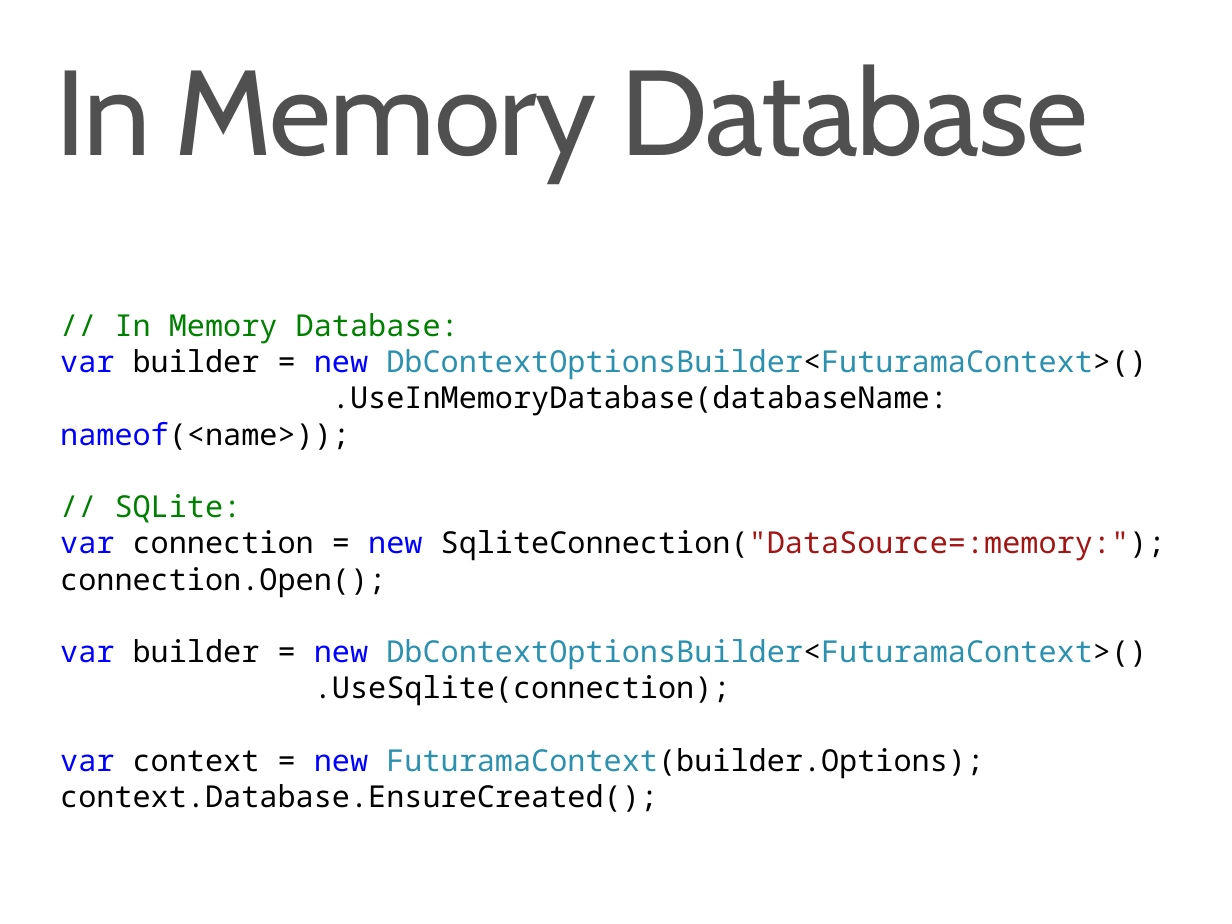
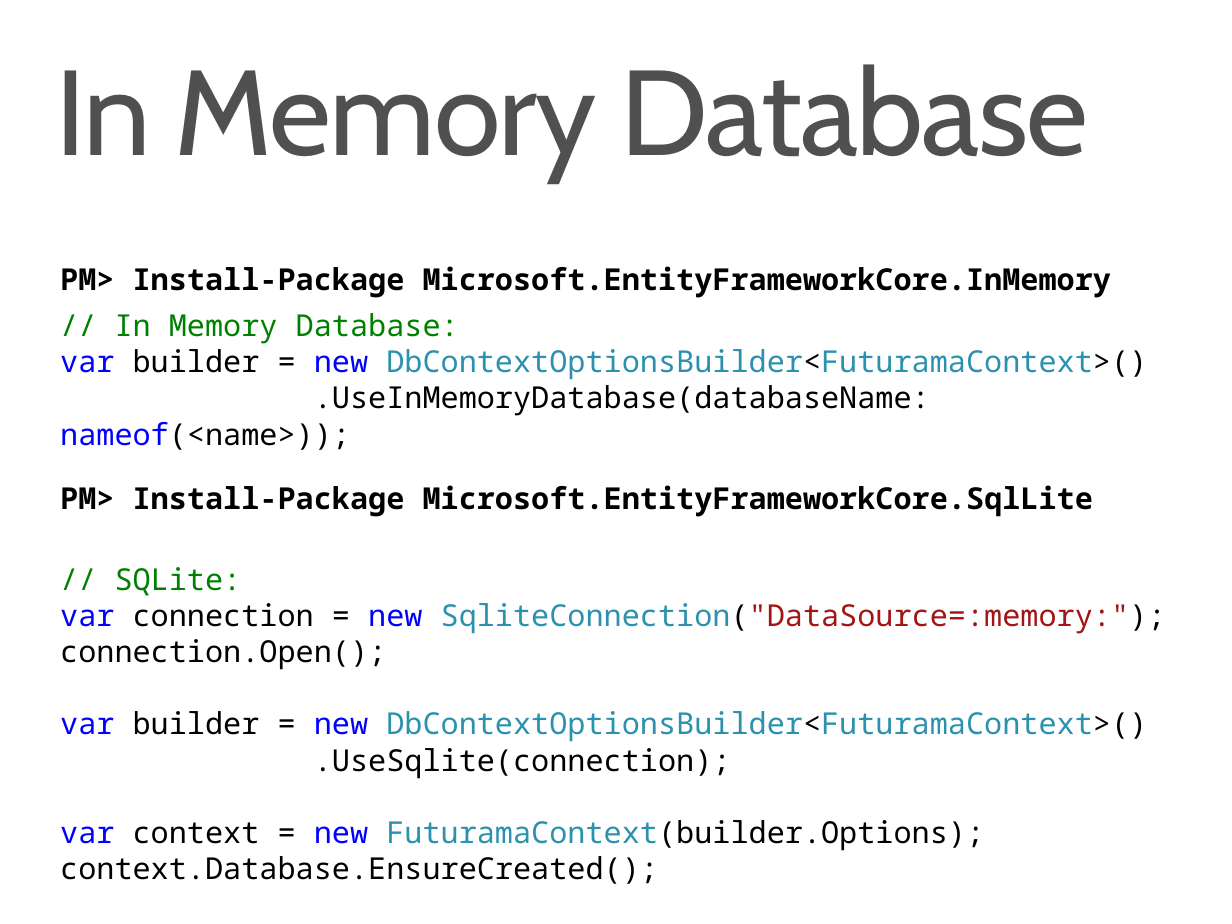
Before and after one commit to ondfisk/BDSA2018, a slide deck: slide 23 of Slides/Lecture05 - Dependency Injection, Unit Testing EF.pptx (slide 21 before the commit). Drawn at 1232x924 pixels with LibreOffice and Linux fonts; fonts in the diff are those of the drawing. Boxes give left, top, right and bottom in pixels: in the first picture for what was removed or moved away, otherwise in the second. Text is boxed around its words. In the diff, an @@ line names an element or a change of style, - is before the commit and + after.

```diff
--- a/Slides/Lecture05 - Dependency Injection, Unit Testing EF.pptx
+++ b/Slides/Lecture05 - Dependency Injection, Unit Testing EF.pptx
@@ text added at (60,266,1111,298), 18 pt, text #000000, bold @@
+PM> Install-Package Microsoft.EntityFrameworkCore.InMemory
@@ text added at (60,485,1093,517), 18 pt, text #000000, bold @@
+PM> Install-Package Microsoft.EntityFrameworkCore.SqlLite
@@ text at (60,603,1166,634): text colour #000000 to #2B91AF in "SqliteConnection("DataSource=:memory:");" @@
```
Also in this commit, not shown: 4 other slides changed, 2 slides added, 17 other files.
